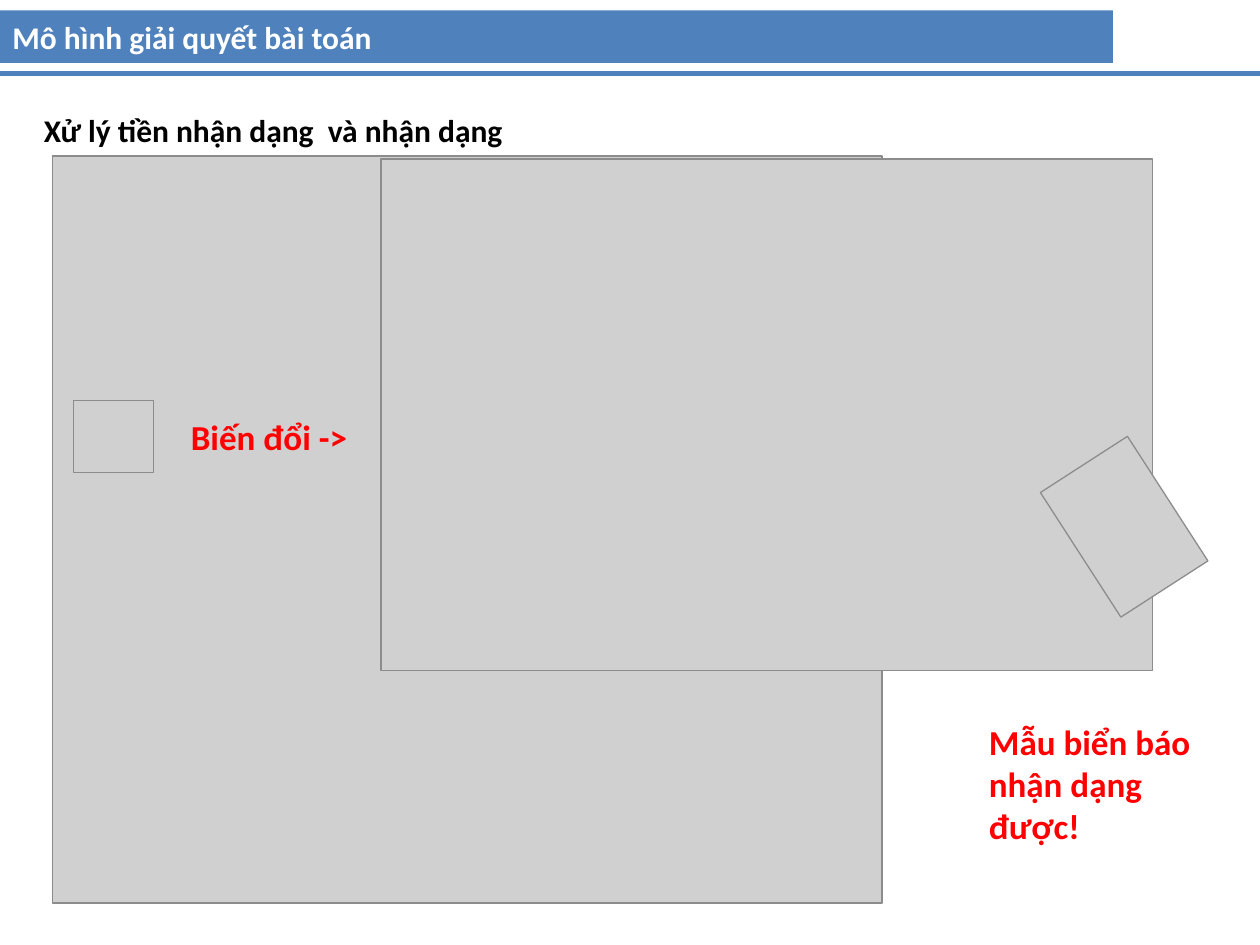
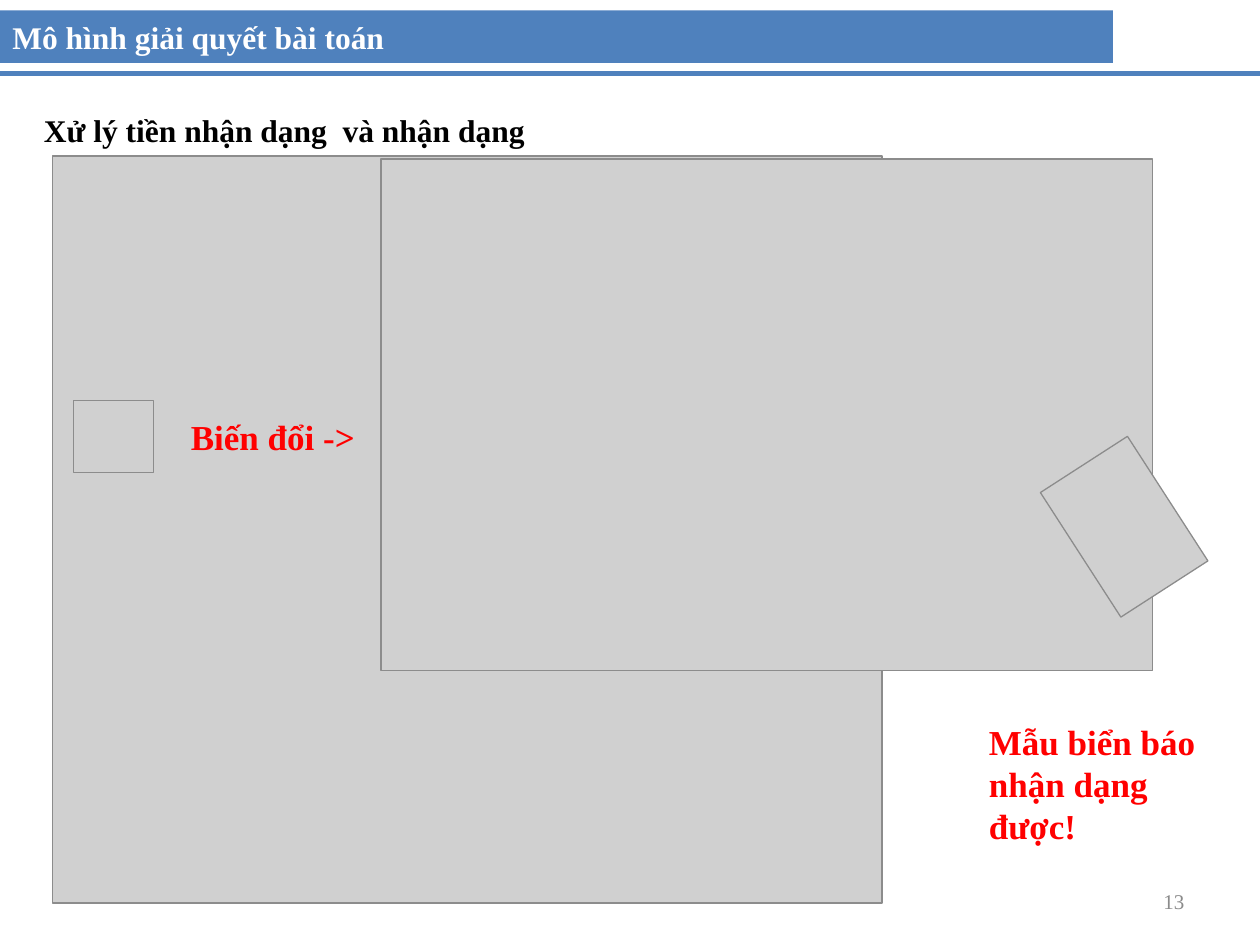
Before and after one commit to gilang07/sign-traffic-recognition, a slide deck: slide 13 of doc/LuanVan.pptx (slide 12 before the commit). Drawn at 1260x945 pixels with LibreOffice and Linux fonts; fonts in the diff are those of the drawing; grey boxes stand for pictures. Boxes give left, top, right and bottom in pixels: in the first picture for what was removed or moved away, otherwise in the second. Text is boxed around its words. In the diff, an @@ line names an element or a change of style, - is before the commit and + after.

```diff
--- a/doc/LuanVan.pptx
+++ b/doc/LuanVan.pptx
@@ font Calibri to Times New Roman in 4 elements at bbox=[0, 10, 1113, 63], bbox=[44, 119, 525, 149], bbox=[989, 728, 1196, 846], bbox=[191, 424, 315, 451] @@
@@ page number added at bbox=[1163, 895, 1184, 909], 12 pt, text #8C8C8C @@
+13
```
Also in this commit, not shown: 14 other slides changed, 4 slides added, 1 other file.
